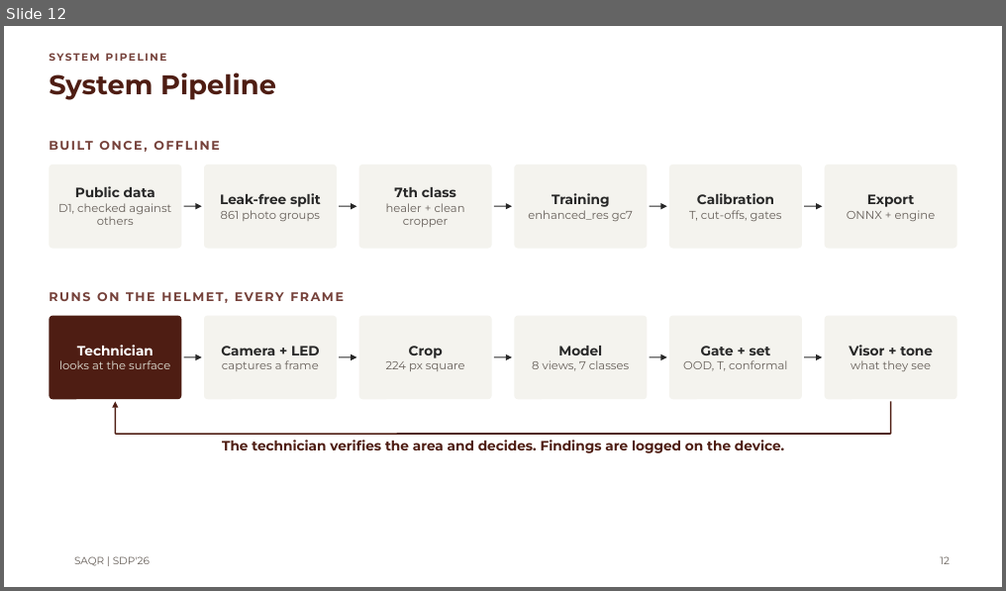
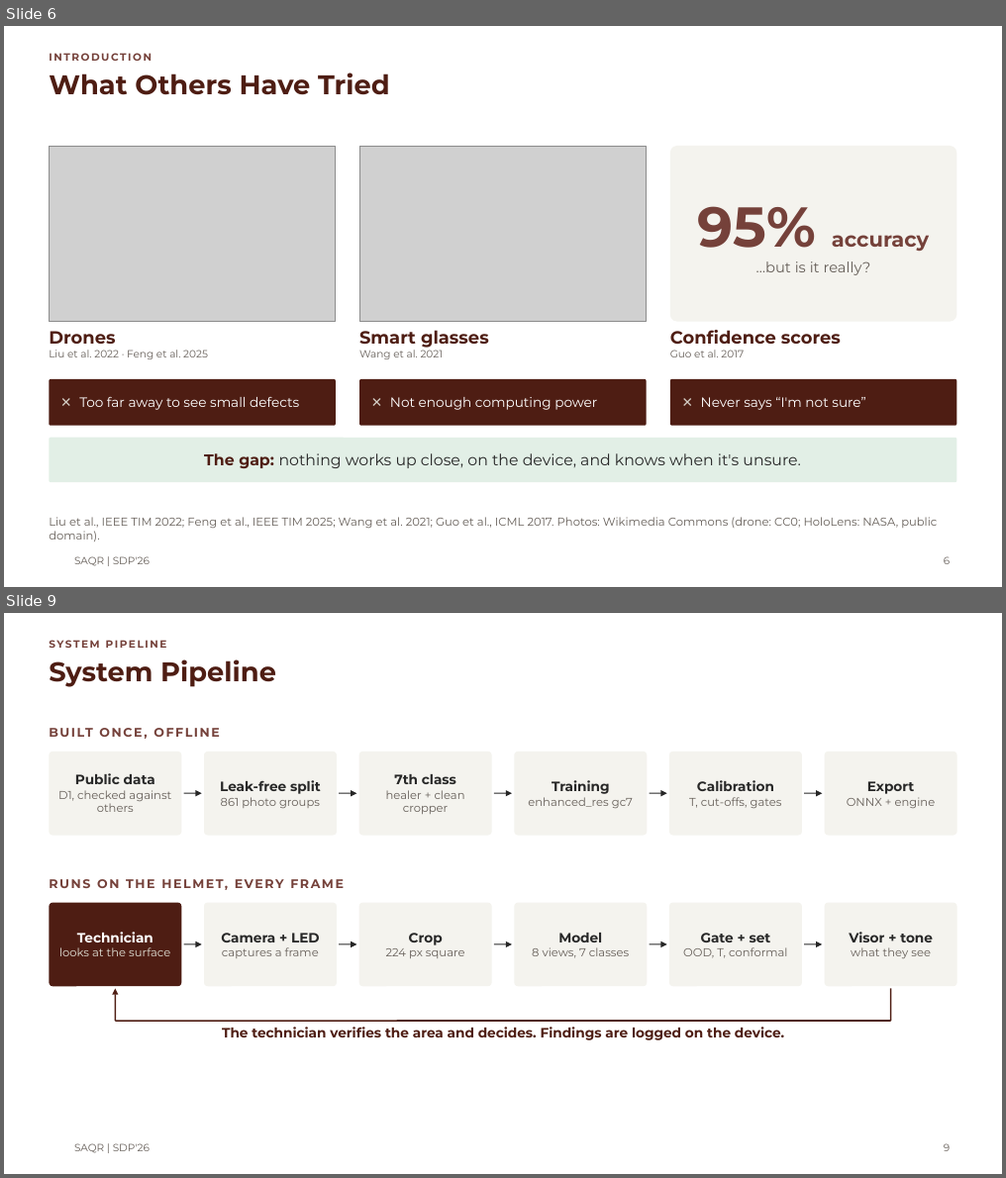
Before and after one commit to MASAR-AUS/SAQR, a slide deck: SAQR CMP490 Presentation.pptx. Shown one above the other, each under a label of ours: slide 12 before the commit, slides 6 and 9 after it; the slides between them are not shown. The pictures are 1006x591 and 1006x1178 pixels, drawn with LibreOffice and Linux fonts; fonts in the diff are those of the drawing; grey boxes stand for pictures; background and template pictures are left out. Boxes give left, top, right and bottom in pixels: in the first picture for what was removed or moved away, otherwise in the second. Text is boxed around its words. In the diff, an @@ line names an element or a change of style, - is before the commit and + after.

```diff
--- a/SAQR CMP490 Presentation.pptx
+++ b/SAQR CMP490 Presentation.pptx
@@ slide 6 added at [4,26,1002,587], background #FFFFFF; not listed: 1 template element that a slide beside it also shows @@
@@ text added at [49,53,152,61], 10 pt, text #75413A, bold @@
+INTRODUCTION
@@ title added at [49,73,390,95], 26 pt, text #4E1D13, bold @@
+What Others Have Tried
@@ picture added at [49,146,336,322] @@
@@ picture added at [359,146,647,322] @@
@@ rounded rectangle added at [670,146,957,322], fill #F4F3EE, 14 pt, text #665F59 @@
+95% accuracy
+…but is it really?
@@ text added at [49,331,208,360], 10 pt, text #665F59 @@
+Drones
+Liu et al. 2022 · Feng et al. 2025
@@ text added at [359,330,489,360], 10 pt, text #665F59 @@
+Smart glasses
+Wang et al. 2021
@@ text added at [670,330,841,358], 17 pt, text #4E1D13, bold @@
+Confidence scores
+Guo et al. 2017
@@ rounded rectangle added at [49,379,336,426], fill #4E1D13, 13 pt, text #FFFFFF @@
+✕ Too far away to see small defects
@@ rounded rectangle added at [359,379,647,426], fill #4E1D13, 13 pt, text #FFFFFF @@
+✕ Not enough computing power
@@ rounded rectangle added at [670,379,957,426], fill #4E1D13, 13 pt, text #FFFFFF @@
+✕ Never says “I'm not sure”
@@ rounded rectangle added at [49,438,957,482], fill #E2EFE6, 15 pt, text #272727 @@
+The gap: nothing works up close, on the device, and knows when it's unsure.
@@ text added at [49,517,937,542], 11 pt, text #665F59 @@
+Liu et al., IEEE TIM 2022; Feng et al., IEEE TIM 2025; Wang et al. 2021; Guo et al., ICML 2017. Photos: Wikimedia Commons (drone: CC0; HoloLens: NASA, public domain).
@@ page number added at [944,557,949,565], 10 pt, text #665F59 @@
+6
@@ what was slide 12 is now slide 9 @@
@@ page number at [944,1144,949,1152]: text changed @@
-12
+9
```
Also in this commit, not shown: 12 slides changed, 3 other slides added, 2 slides removed.
